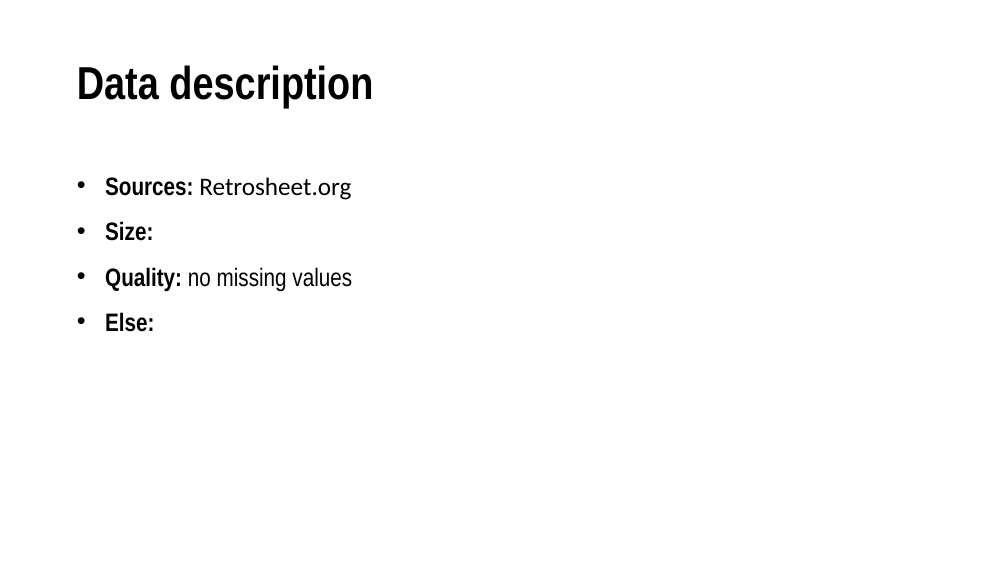
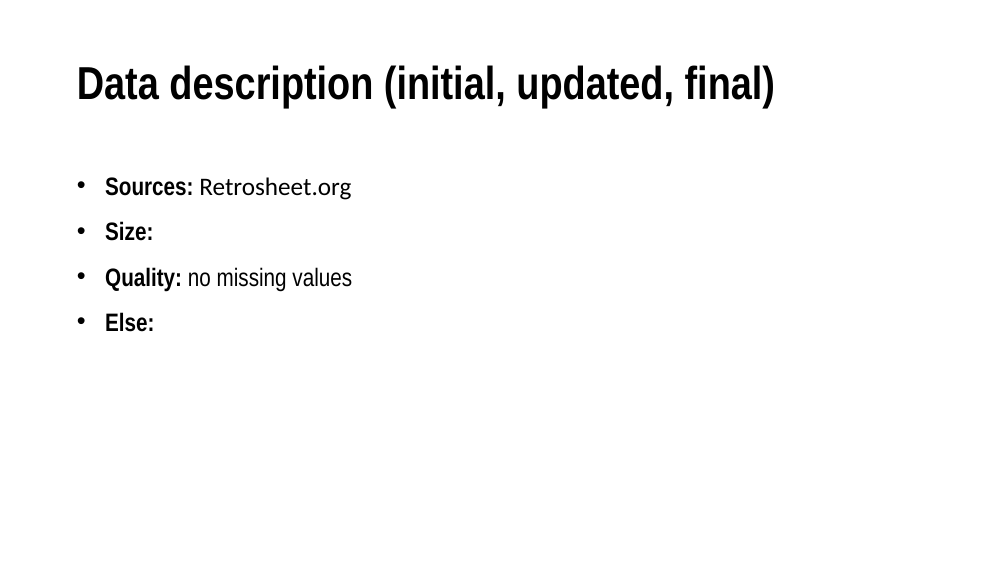
Before and after one commit to OleksiyAnokhin/MSCA-31009-Machine-Learning-Predictive-Analytics-Team-Project, a slide deck: slide 7 of Presentation/The REAL Moneyball.pptx (slide 6 before the commit). Drawn at 1008x567 pixels with LibreOffice and Linux fonts; fonts in the diff are those of the drawing. Boxes give left, top, right and bottom in pixels: in the first picture for what was removed or moved away, otherwise in the second. Text is boxed around its words. In the diff, an @@ line names an element or a change of style, - is before the commit and + after.

```diff
--- a/Presentation/The REAL Moneyball.pptx
+++ b/Presentation/The REAL Moneyball.pptx
@@ title at box(77, 65, 775, 108): text changed @@
-Data description
+Data description (initial, updated, final)
```
Also in this commit, not shown: 3 other slides changed, 2 slides added, 1 other file.
